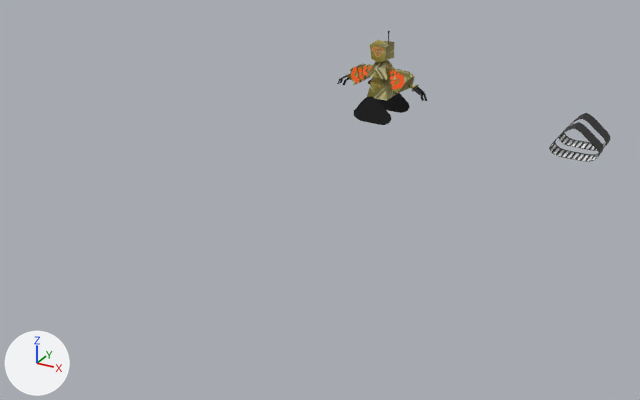
One commit to the COLLADA model res/models/Players/Cr4nk/crank_movement.dae: the scene before it, then after it.
Both versions are drawn from a camera (50 mm lens) standing at (34.3, -55.0, 24.9) and looking at (5.6, -2.8, -1.1). Lighting does not change. The marker at lower left points along +X, +Y and +Z. Where no turn or scale is listed for an object, it has been applied to the vertices.

Before the edit, the objects in view are built like this:
```python
me_cube_004 = bpy.data.meshes.new('Cube.004')
me_cube_004.from_pydata(...)  # 224 vertices, 380 faces; spans x -1.4..0.67, y -0.95..0.97, z 0.25..1.27
me_cube_004.materials.append(mat_material_001)  # picture img_defaultmaterial_basecolor_png_002_png
me_plane_002 = bpy.data.meshes.new('Plane.002')
me_plane_002.from_pydata(...)  # 416 vertices, 624 faces; spans x -3.11..1.09, y -2.36..2.46, z -2.38..0.43
me_plane_002.materials.append(mat_robot)  # picture img_untitled_material_001_basecolor_png_001_png
me_plane_003 = bpy.data.meshes.new('Plane.003')
me_plane_003.from_pydata(...)  # 298 vertices, 574 faces; spans x -4.77..4.85, y -1.1..1.75, z -0.04..6.22
me_plane_003.materials.append(mat_material_002)  # picture img_untitled_material_001_basecolor_png
me_plane_004 = bpy.data.meshes.new('Plane.004')
me_plane_004.from_pydata(...)  # 54 vertices, 50 faces; spans x -2.13..1.86, y -2.11..2.16, z -2.33..0.29
me_plane_004.materials.append(mat_material_002)  # picture img_untitled_material_001_basecolor_png
ob_pas = bpy.data.objects.new('pas', me_cube_004)
ob_pas.location = (0.0, 20.0, 0.0)
ob_plane_001 = bpy.data.objects.new('Plane.001', me_plane_002)
ob_plane_001.location = (19.99, 20.0, 0.0)
ob_plane_004 = bpy.data.objects.new('Plane.004', me_plane_004)
ob_plane_004.location = (0.0, 20.0, 0.0)
ob_postac_002 = bpy.data.objects.new('POSTAC.002', me_plane_003)
ob_postac_002.location = (0.0, 19.14, 0.0)
```
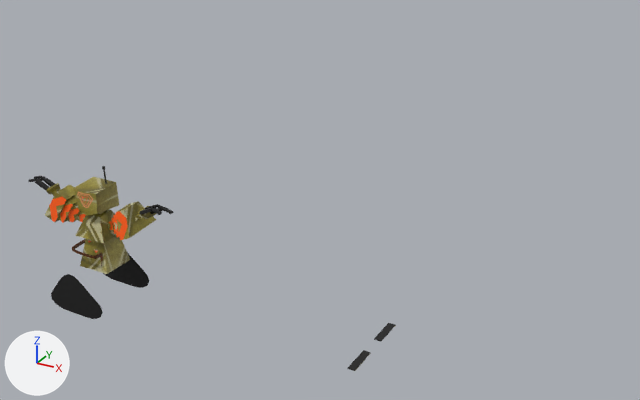
What differs and where, as boxes [x1, y1, x2, y2] in the pictures (640 x 400 px; the box of a moved part takes in the faces that stretch with it):
```json
{"object": "POSTAC.002", "change": "reshaped, moved", "before": [337, 31, 427, 101], "after": [28, 166, 173, 274], "on screen": "60% wider, 54% taller"}
{"object": "Plane.004", "change": "moved", "before": [354, 92, 410, 125], "after": [51, 252, 149, 319]}
{"object": "Plane.001", "change": "reshaped, moved", "before": [549, 113, 610, 162], "after": [347, 323, 396, 371], "on screen": "19% narrower"}
{"object": "pas", "change": "moved", "after": [72, 239, 103, 266], "on screen": "not visible before"}
{"part": 1, "of": "me_plane_002", "change": "added", "after": [374, 323, 396, 341]}
{"part": 2, "of": "me_plane_002", "change": "added", "after": [347, 350, 371, 371]}
{"part": 3, "of": "me_plane_002", "change": "deleted", "before": [593, 139, 601, 149]}
{"part": 4, "of": "me_plane_002", "change": "deleted", "before": [565, 151, 575, 159]}
{"part": 5, "of": "me_plane_002", "change": "deleted", "before": [560, 150, 570, 158]}
{"part": 6, "of": "me_plane_002", "change": "deleted", "before": [582, 113, 591, 121]}
{"part": 7, "of": "me_plane_002", "change": "deleted", "before": [556, 148, 565, 157]}
{"part": 8, "of": "me_plane_002", "change": "deleted", "before": [578, 125, 587, 133]}
{"part": 9, "of": "me_plane_002", "change": "deleted", "before": [552, 146, 561, 155]}
{"part": 10, "of": "me_plane_002", "change": "deleted", "before": [575, 119, 604, 162]}
{"part": 11, "of": "me_plane_002", "change": "deleted", "before": [549, 131, 566, 152]}
{"part": 12, "of": "me_plane_003", "change": "moved or reshaped", "before": [337, 61, 427, 101], "after": [28, 176, 173, 244]}
```

Edits to the scene script, one JSON object a line:
```json
{"block": "me_plane_002", "where": "# used by ob_plane_001; location = (19.99, 20.0, 0.0)"}
{"op": "remove", "block": "me_plane_002", "code": "me_plane_002.from_pydata(...)  # 416 vertices, 624 faces; spans x -3.11..1.09, y -2.36..2.46, z -2.38..0.43"}
{"op": "add", "block": "me_plane_002", "code": "me_plane_002.from_pydata(...)  # 16 vertices, 24 faces; spans x -2.14..-1.71, y -2.35..2.45, z -0.06..-0.02"}
{"block": "me_plane_002", "change": "me_plane_002 part 1: a new loose piece, a box spanning x -2.136..-1.71, y 0.649..2.448, z -0.062..-0.023, in mat_robot (picture img_untitled_material_001_basecolor_png_001_png)"}
{"block": "me_plane_002", "change": "me_plane_002 part 2: a new loose piece, a box spanning x -2.136..-1.71, y -2.35..-0.551, z -0.062..-0.023, in mat_robot (picture img_untitled_material_001_basecolor_png_001_png)"}
{"block": "me_plane_002", "change": "me_plane_002 part 3: the loose piece of 8 vertices spanning x 0.46..0.88, y -2.35..-0.55, z -1.1..-0.77 is deleted"}
{"block": "me_plane_002", "change": "me_plane_002 part 4: the loose piece of 8 vertices spanning x -1.68..-1.25, y -2.35..-0.55, z -2.37..-2.3 is deleted"}
{"block": "me_plane_002", "change": "me_plane_002 part 5: the loose piece of 8 vertices spanning x -2.1..-1.67, y -2.35..-0.55, z -2.35..-2.29 is deleted"}
{"block": "me_plane_002", "change": "me_plane_002 part 6: the loose piece of 8 vertices spanning x -1.33..-0.85, y 0.65..2.45, z 0.18..0.4 is deleted"}
{"block": "me_plane_002", "change": "me_plane_002 part 7: the loose piece of 8 vertices spanning x -2.52..-2.1, y -2.35..-0.55, z -2.34..-2.21 is deleted"}
{"block": "me_plane_002", "change": "me_plane_002 part 8: the loose piece of 8 vertices spanning x -0.86..-0.47, y -2.35..-0.55, z 0.0..0.29 is deleted"}
{"block": "me_plane_002", "change": "me_plane_002 part 9: the loose piece of 8 vertices spanning x -2.88..-2.5, y -2.35..-0.55, z -2.26..-2.02 is deleted"}
{"block": "me_plane_002", "change": "me_plane_002 part 10: 96 vertices removed from x -0.82..0.51, y -2.35..2.45, z -2.38..0.05"}
{"block": "me_plane_002", "change": "me_plane_002 part 11: 48 vertices removed from x -3.11..-2.69, y -2.35..2.45, z -2.06..-1.01"}
{"block": "me_plane_003", "where": "# used by ob_postac_002; location = (0.0, 19.14, 0.0)"}
{"op": "remove", "block": "me_plane_003", "code": "me_plane_003.from_pydata(...)  # 298 vertices, 574 faces; spans x -4.77..4.85, y -1.1..1.75, z -0.04..6.22"}
{"op": "add", "block": "me_plane_003", "code": "me_plane_003.from_pydata(...)  # 298 vertices, 574 faces; spans x -5.13..5.13, y -0.88..1.55, z -0.04..6.22"}
{"block": "me_plane_003", "change": "me_plane_003 part 12: 250 of 298 vertices moved; they spanned x -4.77..4.85, y -1.1..1.75, z 0.19..3.33 and now span x -5.13..5.13, y -0.88..1.55, z 1.99..4.74; mean shift (-0.05, 0.0, 2.65); largest move (-4.53, 1.3, 0.24) -> (-5.13, 0.77, 4.32)"}
{"op": "set", "path": "ob_plane_004.location", "old": "(0.0, 20.0, 0.0)", "new": "(0.0, -20.0, 0.0)"}
{"op": "set", "path": "ob_plane_001.location", "old": "(19.99, 20.0, 0.0)", "new": "(19.99, -20.0, 0.0)"}
{"op": "set", "path": "ob_pas.location", "old": "(0.0, 20.0, 0.0)", "new": "(0.0, -20.0, 0.0)"}
{"op": "set", "path": "ob_postac_002.location", "old": "(0.0, 19.14, 0.0)", "new": "(0.0, -19.88, 0.0)"}
```
